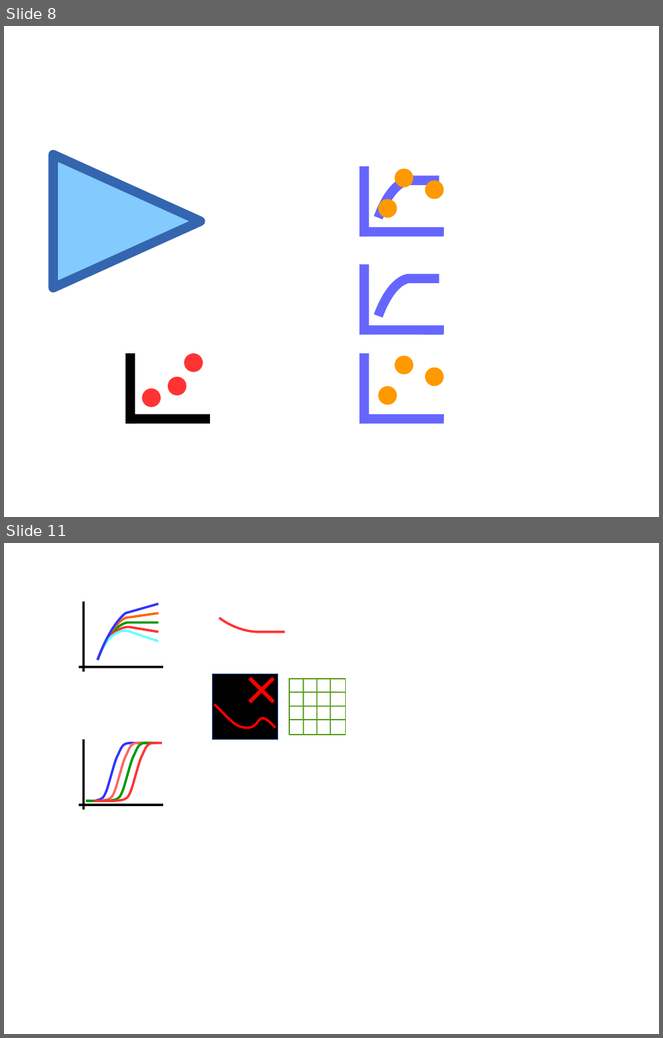
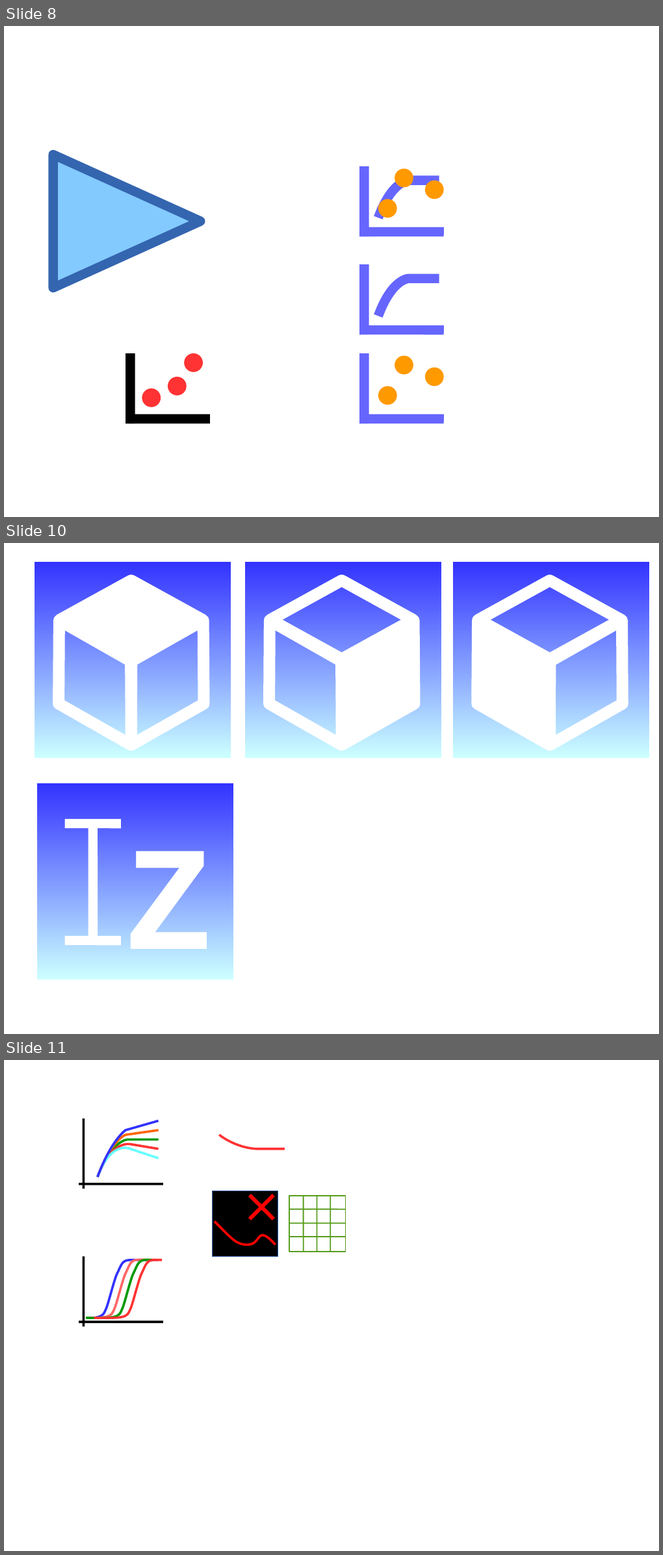
Before and after one commit to PauloCarvalhoRJ/gammaray, a slide deck: art/logo.odp. Shown one above the other, each under a label of ours: slides 8 and 11 before the commit, slides 8, 10 and 11 after it; the slides between them are not shown. The pictures are 663x1038 and 663x1555 pixels, drawn with LibreOffice and Linux fonts; fonts in the diff are those of the drawing. Boxes give left, top, right and bottom in pixels: in the first picture for what was removed or moved away, otherwise in the second. Text is boxed around its words. In the diff, an @@ line names an element or a change of style, - is before the commit and + after.

```diff
--- a/art/logo.odp
+++ b/art/logo.odp
@@ slide 10 added at bbox=[4, 543, 659, 1034], background #FFFFFF @@
@@ rectangle added at bbox=[244, 561, 441, 758], fill gradient #3333FF to #CCFFFF @@
@@ rectangle added at bbox=[454, 561, 650, 758], fill gradient #3333FF to #CCFFFF @@
@@ diamond added at bbox=[270, 581, 413, 659], outline #FFFFFF 14.17 pt @@
@@ diamond added at bbox=[479, 581, 622, 659], outline #FFFFFF 14.17 pt @@
@@ group added at bbox=[22, 561, 240, 766]: 3 diamonds, 1 rectangle @@
@@ diamond added at bbox=[233, 600, 378, 766], outline #FFFFFF 14.17 pt @@
@@ diamond added at bbox=[306, 600, 451, 766], fill #FFFFFF, outline #FFFFFF 14.17 pt @@
@@ diamond added at bbox=[441, 600, 586, 766], fill #FFFFFF, outline #FFFFFF 14.17 pt @@
@@ diamond added at bbox=[514, 600, 659, 766], outline #FFFFFF 14.17 pt @@
@@ rectangle added at bbox=[37, 783, 234, 980], fill gradient #3333FF to #CCFFFF @@
@@ line added from (64, 824) to (121, 824), #FFFFFF 11.34 pt @@
@@ line added from (93, 824) to (93, 941), #FFFFFF 11.34 pt @@
@@ text added at bbox=[124, 842, 213, 989], 180 pt, text #FFFFFF, bold @@
+Z
@@ line added from (64, 941) to (121, 941), #FFFFFF 11.34 pt @@
```
Also in this commit, not shown: 1 slide changed, 1 slide removed, 13 other files.
